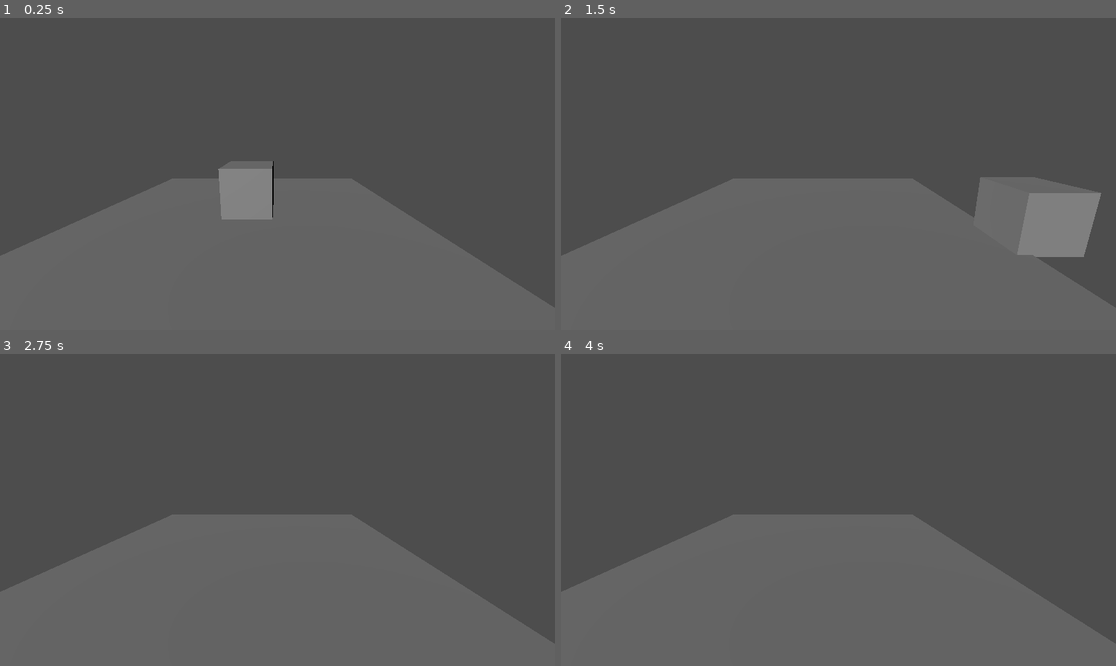
Above: before the commit, frames 1-4 (two rows, left to right).
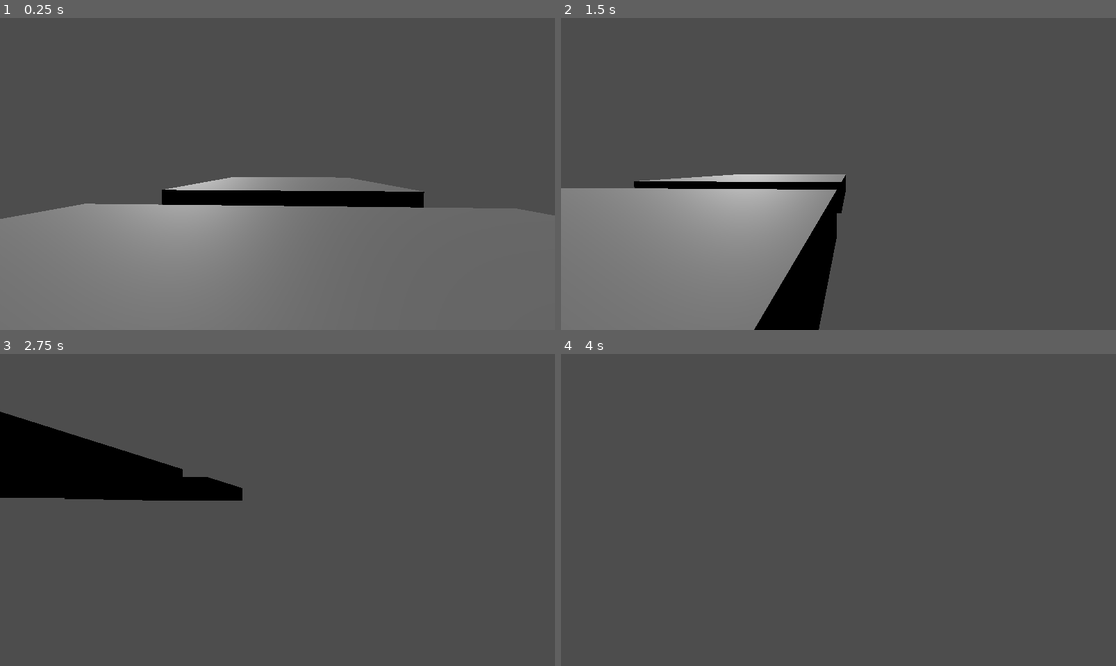
Above: after the commit, the same moments.

Repository: OliverLazar/game-of-life
Game: Godot game, scene res://Scenes/movement_test.tscn
Two runs of this game, one before a commit and one after it. Both use one fixed random seed, a clock stepped at 60 frames per second and the inputs below. This scene is started directly instead of the project's main scene.
Inputs:
- Up to frame 1 (0.25 s): no input
- Up to frame 2 (1.5 s): tap Enter (ui_accept) at 0.5, 0.77 s; hold Right (ui_right) 0.53-1.28 s; hold Down (ui_down) from 1.28 s (still down)
- Up to frame 3 (2.75 s): tap Enter (ui_accept) at 1.52 s; release Down (ui_down) at 2.03 s; hold Right (ui_right) from 2.03 s (still down)
- Up to frame 4 (4 s): release Right (ui_right) at 2.78 s; hold Up (ui_up) 2.78-3.53 s; tap Enter (ui_accept) at 3.02, 3.77 s; hold Left (ui_left) from 3.53 s (still down)

The runs differ from the first frame. In frame 1, 18% of the frame differs, in the area x 0-100%, y 45-92%; in frame 2, 21%, in the area x 0-98%, y 50-100%; in frame 3, 6.9%; in frame 4, less than 0.1%.

Commit message:
FPS TEST

Diff:
--- a/Scenes/movement_test.tscn
+++ b/Scenes/movement_test.tscn
@@ -19,6 +19,9 @@
 transform = Transform3D(1, 0, 0, 0, 1, 0, 0, 0, 1, 0, -0.0505202, 0)
 shape = SubResource("SphereShape3D_t4w6x")
 
+[node name="Camera3D" type="Camera3D" parent="box"]
+transform = Transform3D(0.998298, -0.00187712, 0.0582901, -0.000153484, 0.999394, 0.0348121, -0.0583202, -0.0347618, 0.997693, -0.0619253, 0.0717803, -0.338553)
+
 [node name="RigidBody3D" type="RigidBody3D" parent="."]
 transform = Transform3D(1, 0, 0, 0, 1, 0, 0, 0, 1, -0.0814099, -0.167087, -0.136617)
 mass = 0.001
@@ -31,8 +34,17 @@
 [node name="CSGBox3D" type="CSGBox3D" parent="RigidBody3D"]
 transform = Transform3D(7, 0, 0, 0, 1, 0, 0, 0, 7, 0, 0, 0)
 
-[node name="Camera3D" type="Camera3D" parent="."]
-transform = Transform3D(1, 0, 0, 0, 0.978853, 0.204564, 0, -0.204564, 0.978853, 0.52396, 2.13421, 4.08502)
+[node name="DirectionalLight3D" type="DirectionalLight3D" parent="."]
+transform = Transform3D(-0.813343, 0.407306, -0.415421, 0.216622, 0.874722, 0.433517, 0.539952, 0.262608, -0.79968, -0.945247, 2.70937, -13.0962)
 
-[node name="DirectionalLight3D" type="DirectionalLight3D" parent="."]
-transform = Transform3D(0.860344, 0.0388215, -0.508233, 0.216622, 0.874722, 0.433517, 0.461392, -0.483068, 0.744152, -0.945247, 2.70937, 3.41539)
+[node name="RigidBody3D2" type="RigidBody3D" parent="."]
+transform = Transform3D(1, 0, 0, 0, 1, 0, 0, 0, 1, -0.0814099, -0.167087, -9.26739)
+mass = 0.001
+gravity_scale = 0.0
+
+[node name="CollisionShape3D" type="CollisionShape3D" parent="RigidBody3D2"]
+transform = Transform3D(7, 0, 0, 0, 1, 0, 0, 0, 7, 0, 0, 0)
+shape = SubResource("BoxShape3D_0wf0b")
+
+[node name="CSGBox3D" type="CSGBox3D" parent="RigidBody3D2"]
+transform = Transform3D(7, 0, 0, 0, 1, 0, 0, 0, 7, 0, 0, 0)
